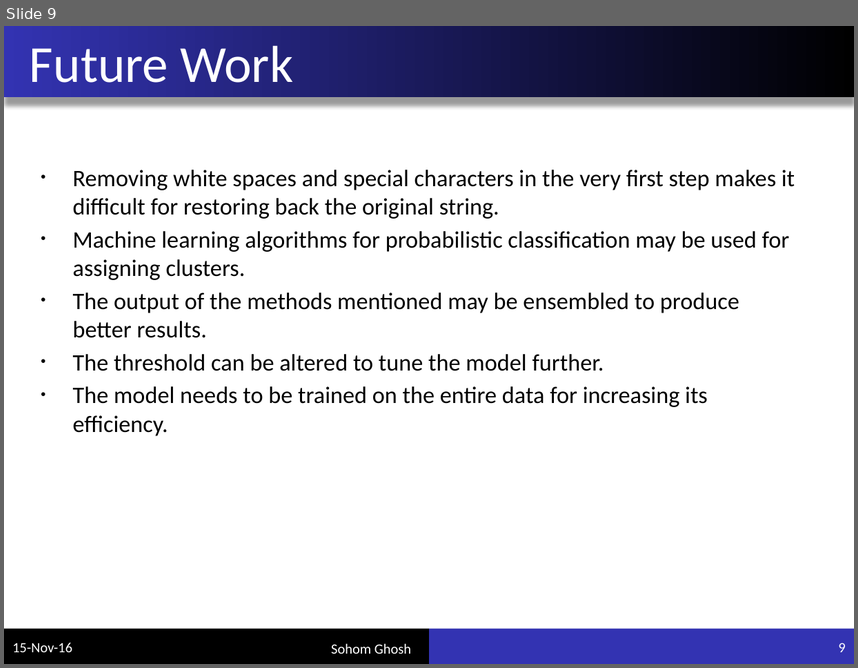
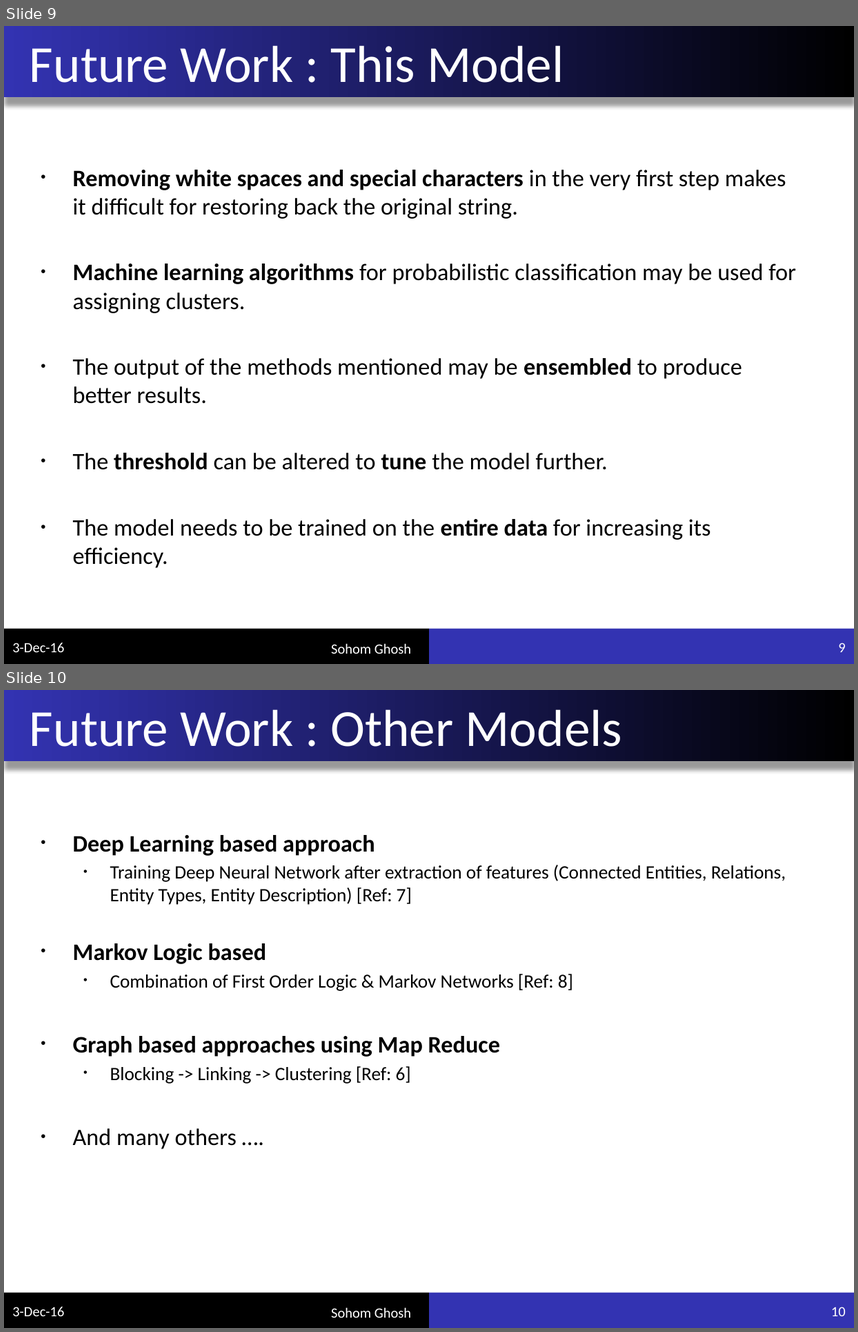
Before and after one commit to sohomghosh/company_clustering, a slide deck: presentation.pptx. Shown one above the other, each under a label of ours: slide 9 before the commit, slides 9 and 10 after it. The pictures are 858x668 and 858x1332 pixels, drawn with LibreOffice and Linux fonts; fonts in the diff are those of the drawing. Boxes give left, top, right and bottom in pixels: in the first picture for what was removed or moved away, otherwise in the second. Text is boxed around its words. In the diff, an @@ line names an element or a change of style, - is before the commit and + after.

Commit message:
Added Future Works : Other Models

```diff
--- a/presentation.pptx
+++ b/presentation.pptx
@@ slide 10 added at (4,690,854,1328), background #FFFFFF; not listed: 4 template elements that a slide beside it also shows @@
@@ title added at (30,709,623,747), 44 pt, text #FFFFFF @@
+Future Work : Other Models
@@ text added at (73,835,573,1149), 16 pt, text #000000 @@
+• Deep Learning based approach
+  • Training Deep Neural Network after extraction of features (Connected Entities, Relations, Entity Types, Entity Description) [Ref: 7]
+• Markov Logic based
+  • Combination of First Order Logic & Markov Networks [Ref: 8]
+• Graph based approaches using Map Reduce
+  • Blocking -> Linking -> Clustering [Ref: 6]
+• And many others ….
@@ text added at (12,1306,64,1316), 12 pt, text #FFFFFF @@
+3-Dec-16
@@ text added at (331,1307,411,1317), 12 pt, text #FFFFFF @@
+Sohom Ghosh
@@ page number added at (831,1306,846,1316), 12 pt, text #FFFFFF @@
+10
@@ slide 9 changed as well @@
@@ title at (30,45,564,83): text changed @@
-Future Work
+Future Work : This Model
@@ text "Removing white spaces and special ..." at (73,170,796,568): bold on in "Removing white spaces and special characters", "Machine learning algorithms", "ensembled", "threshold tune" and 1 more places @@
@@ text at (12,642,64,652): text changed @@
-15-Nov-16
+3-Dec-16
```
Also in this commit, not shown: 13 other slides changed, 1 other file.
